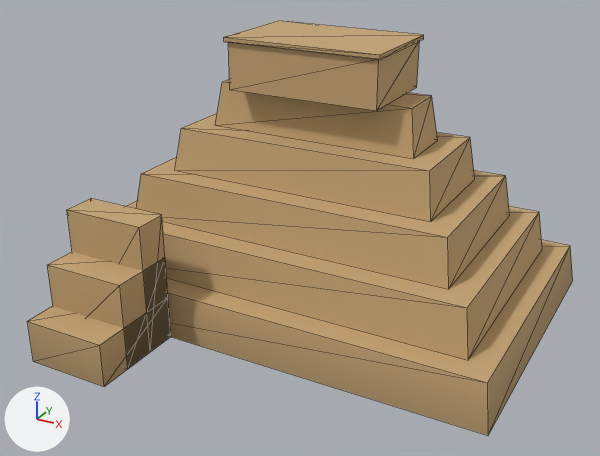
The glTF model art-src/blender/exports/moche/architecture/moche_huaca_lod1.glb: old version first, new version second.
One viewpoint serves both versions: a 50 mm lens placed at (18.8, -36.6, 21.9), pointed at (0.4, -3.2, 5.2). Arrows for +X, +Y and +Z are at lower left; the lights stay in place. The first picture is the older version. Mesh edges are drawn as thin lines. Vertices at exactly the same position are counted once.

In view in the first picture: 'GEO-Arch_moche_huaca_LOD1'.
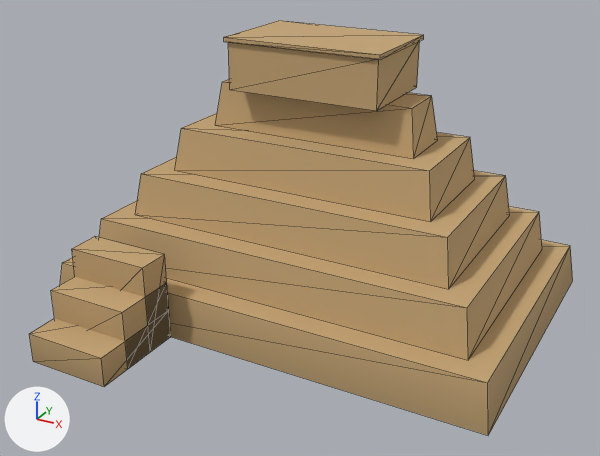
Boxes [x1, y1, x2, y2] around the edits, measured in the pictures (600 x 456 px; the box of a moved part takes in the faces that stretch with it):
'GEO-Arch_moche_huaca_LOD1', reshaped
    before: [27, 21, 573, 436]
    after: [29, 21, 573, 436]
part 1 of me_geo_arch_moche_huaca_lod1, moved or reshaped
    before: [27, 198, 171, 387]
    after: [29, 237, 171, 387]

The change, as a diff of the scene's bpy script:
```diff
--- a/art-src/blender/exports/moche/architecture/moche_huaca_lod1.glb.py
+++ b/art-src/blender/exports/moche/architecture/moche_huaca_lod1.glb.py
@@ me_geo_arch_moche_huaca_lod1 @@
 me_geo_arch_moche_huaca_lod1.from_pydata(...)  # 84 vertices, 110 faces; spans x -12.0..12.0, y -13.0..8.0, z 0.0..14.1
 # used by ob_geo_arch_moche_huaca_lod1; location = (0.0, 0.0, 0.0)
+# me_geo_arch_moche_huaca_lod1 part 1: the loose piece of 20 vertices spanning x -8.8..-4.4, y -13.0..-8.0, z 0.0..6.7 is scaled about the mesh origin by (1, 1, 0.69)
 me_geo_arch_moche_huaca_lod1.materials.append(mat_mat_arch_mocheadobe)
```
